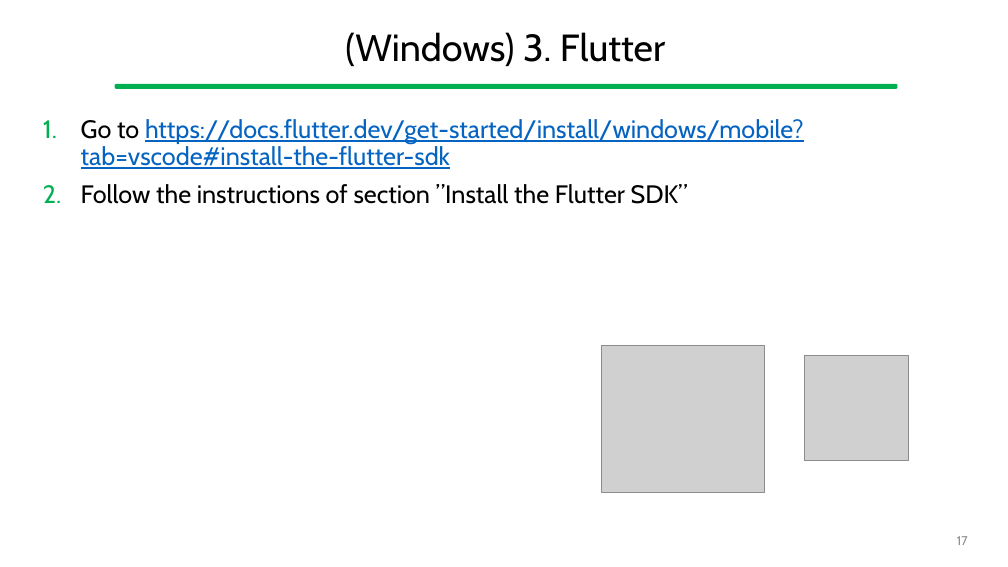
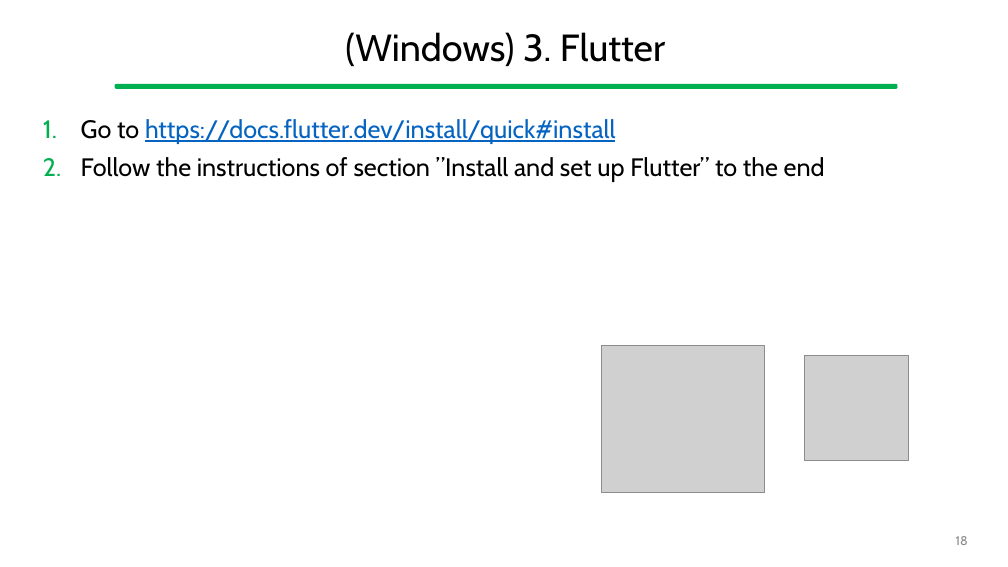
Before and after one commit to gcappon/bwthw, a slide deck: slide 18 of guides/setup_development_environment.pptx (slide 17 before the commit). Drawn at 1008x567 pixels with LibreOffice and Linux fonts; fonts in the diff are those of the drawing; grey boxes stand for pictures. Boxes give left, top, right and bottom in pixels: in the first picture for what was removed or moved away, otherwise in the second. Text is boxed around its words. In the diff, an @@ line names an element or a change of style, - is before the commit and + after.

```diff
--- a/guides/setup_development_environment.pptx
+++ b/guides/setup_development_environment.pptx
@@ text at (x1=81, y1=119, x2=825, y2=182): text changed; text colour #0563C1 to #000000 @@
-1. Go to https://docs.flutter.dev/get-started/install/windows/mobile?tab=vscode#install-the-flutter-sdk
-2. Follow the instructions of section ”Install the Flutter SDK”
+1. Go to https://docs.flutter.dev/install/quick#install
+2. Follow the instructions of section ”Install and set up Flutter” to the end
@@ page number at (x1=956, y1=536, x2=968, y2=545): text changed @@
-17
+18
```
Also in this commit, not shown: 5 other slides changed, 1 slide added, 1 other file.
